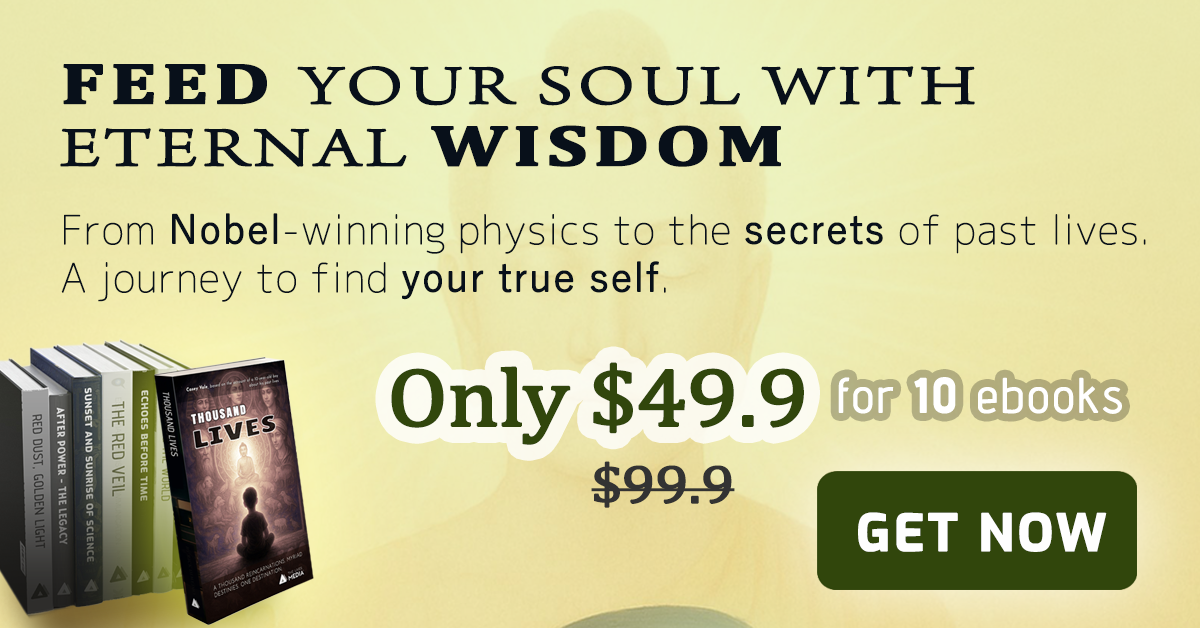
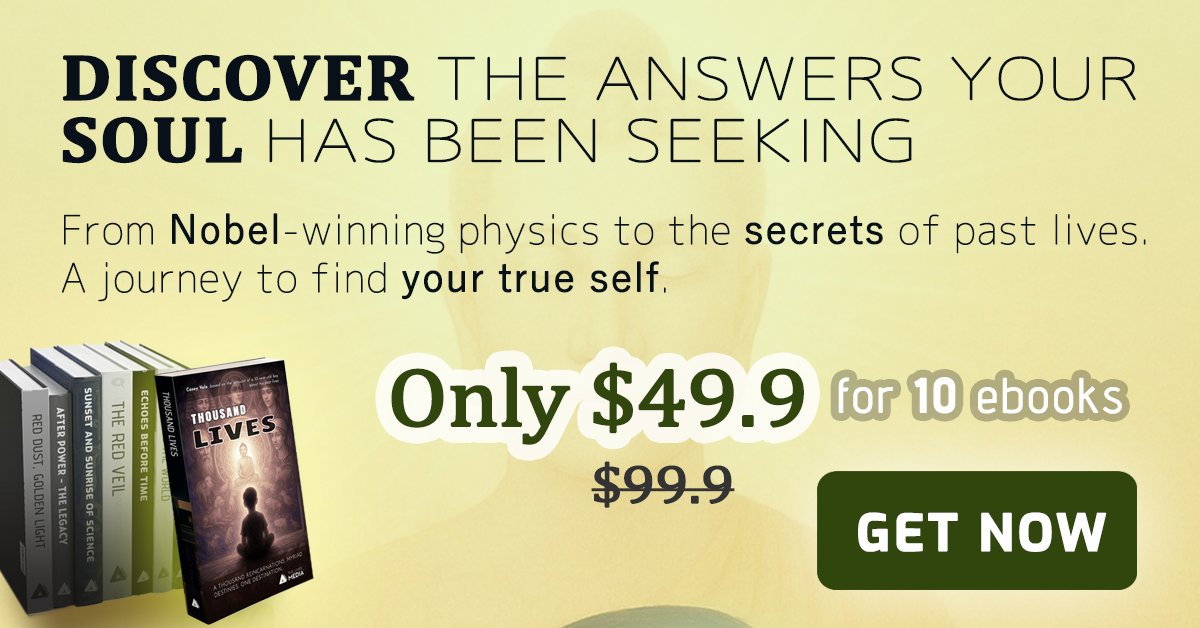
The second w=1200, h=628 image is a revision of the first. Changes to its layers:
renamed "FEED YOUR SOUL WITH ETERNAL WISDOM" to "DISCOVER THE ANSWERS YOUR SOUL HAS BEEN SEEKING", painted on it over box(60, 54, 1136, 167)